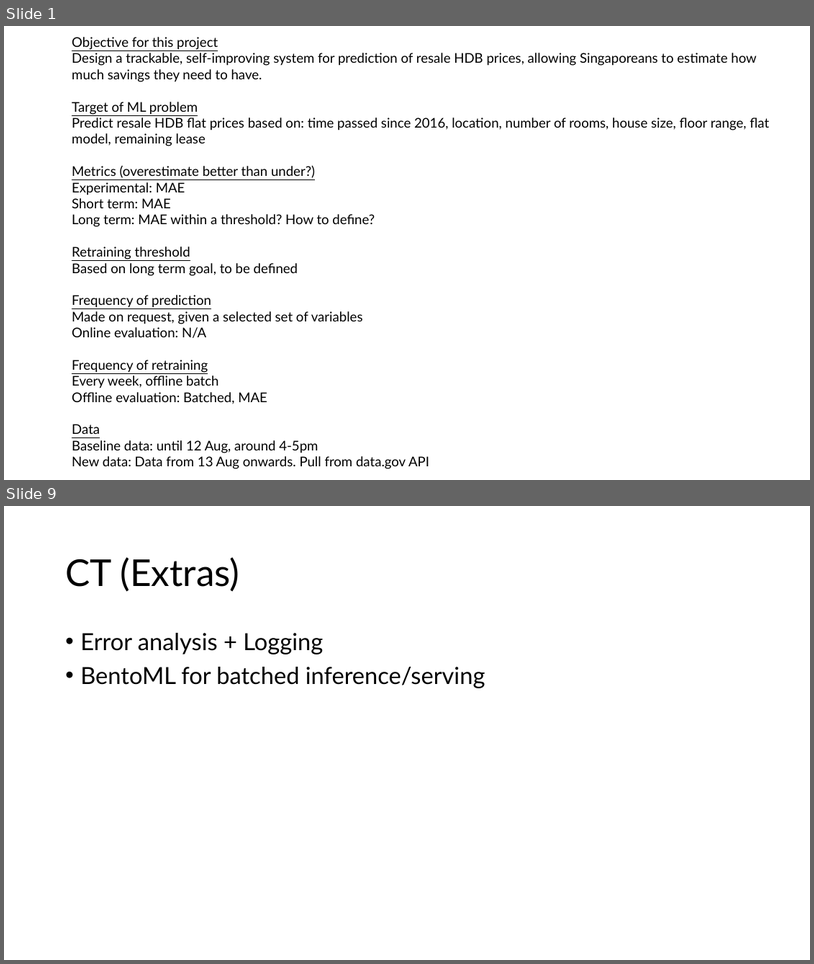
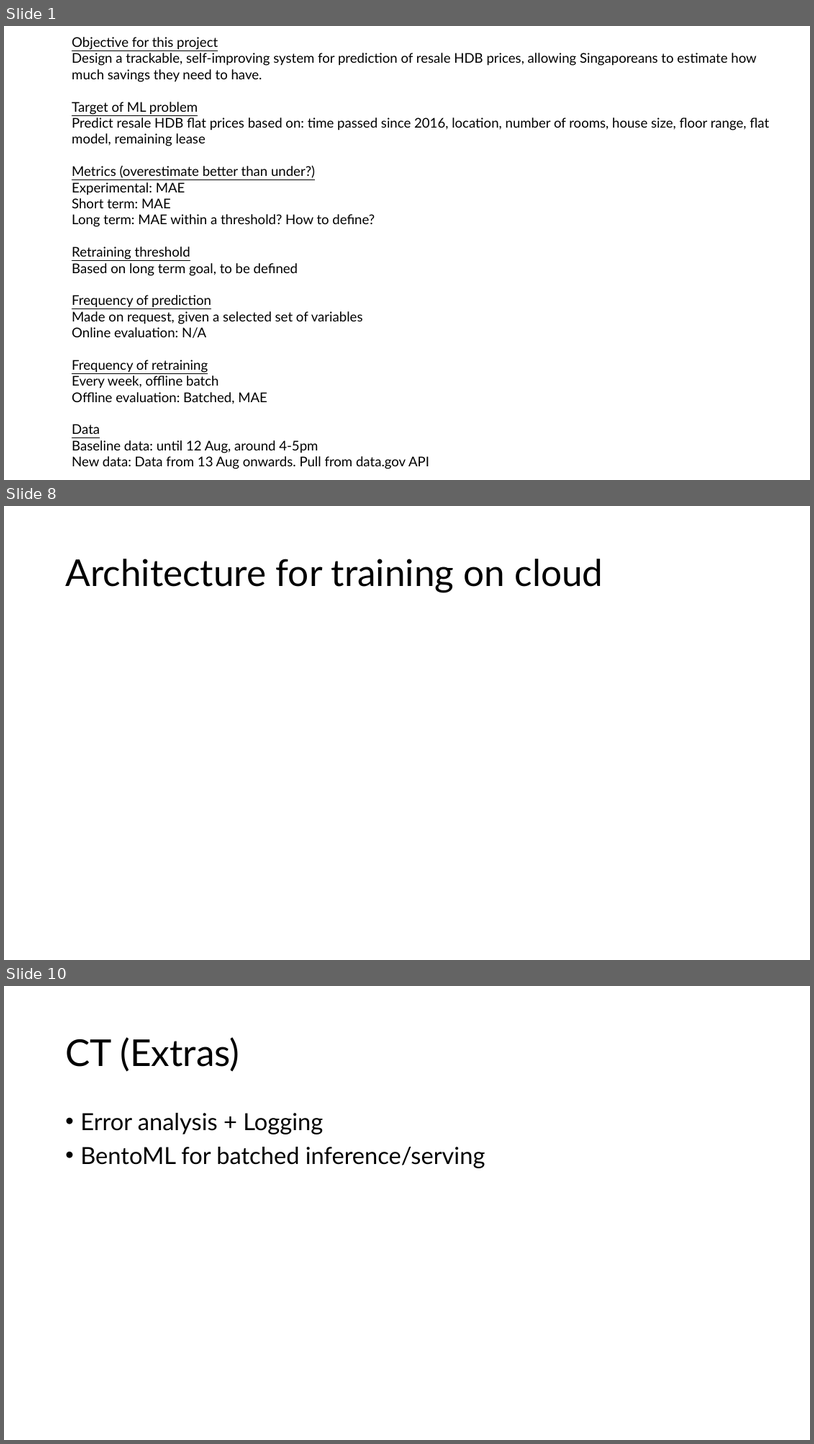
Before and after one commit to ziyu-toh/hdb-resale-prediction, a slide deck: docs/Architecture Overview.pptx. Shown one above the other, each under a label of ours: slides 1 and 9 before the commit, slides 1, 8 and 10 after it; the slides between them are not shown. The pictures are 814x964 and 814x1444 pixels, drawn with LibreOffice and Linux fonts; fonts in the diff are those of the drawing. Boxes give left, top, right and bottom in pixels: in the first picture for what was removed or moved away, otherwise in the second. Text is boxed around its words. In the diff, an @@ line names an element or a change of style, - is before the commit and + after.

```diff
--- a/docs/Architecture Overview.pptx
+++ b/docs/Architecture Overview.pptx
@@ slide 8 added at bbox=[4, 506, 810, 960], background #FFFFFF @@
@@ title added at bbox=[65, 559, 604, 592], 44 pt, text #000000 @@
+Architecture for training on cloud
@@ what was slide 9 is now slide 10 @@
```
Also in this commit, not shown: 6 slides changed, 1 other slide added, 2 slides removed, 4 other files.
